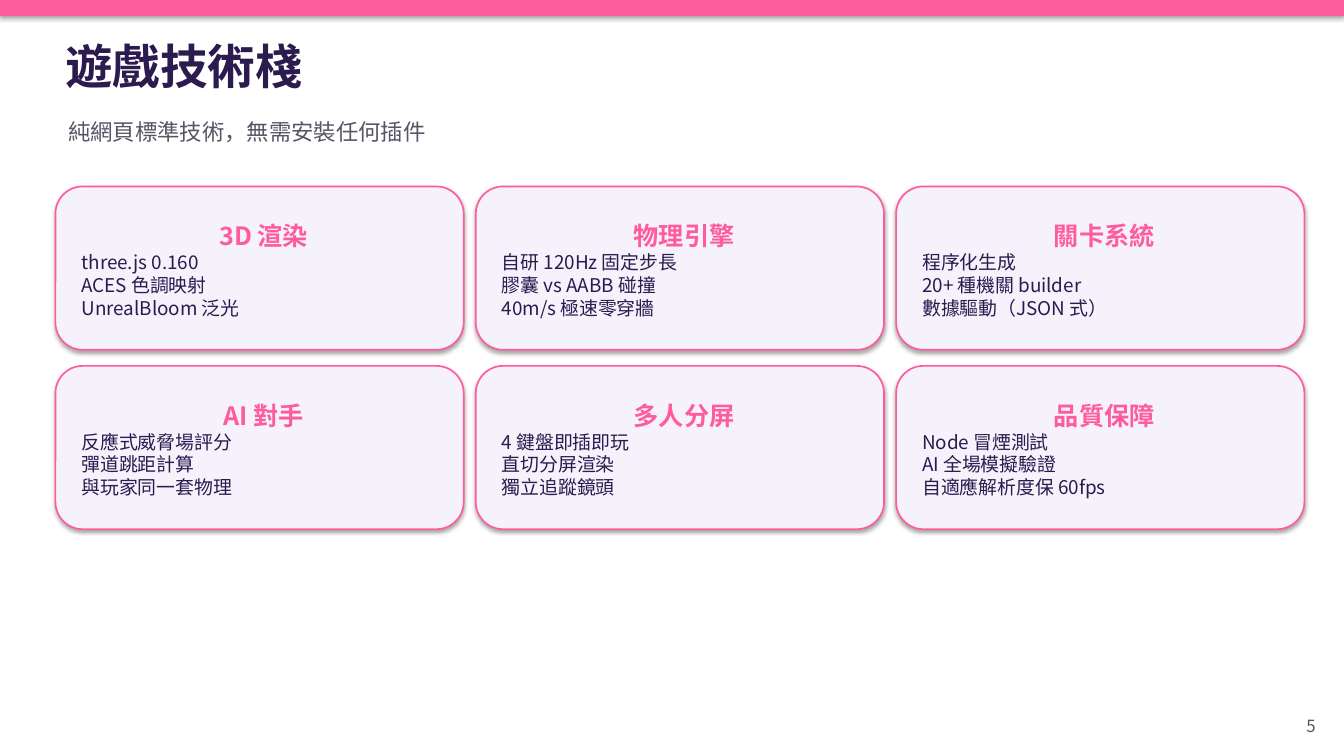
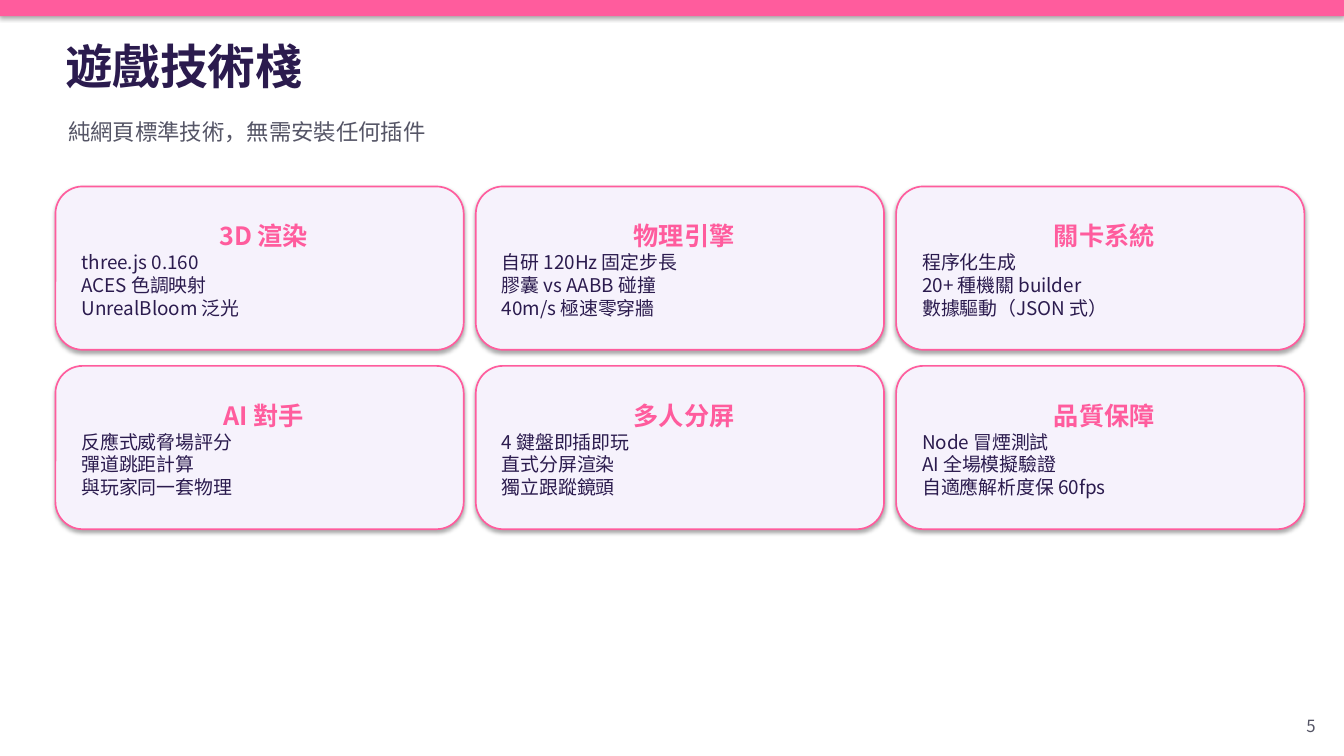
Before and after one commit to chengkaho98-svg/Mini3Dgame, a slide deck: slide 5 of 糖糖大亂鬥_AI開發Playbook.pptx. Drawn at 1344x756 pixels with LibreOffice and Linux fonts; fonts in the diff are those of the drawing. Boxes give left, top, right and bottom in pixels: in the first picture for what was removed or moved away, otherwise in the second. Text is boxed around its words. In the diff, an @@ line names an element or a change of style, - is before the commit and + after.

```diff
--- a/糖糖大亂鬥_AI開發Playbook.pptx
+++ b/糖糖大亂鬥_AI開發Playbook.pptx
@@ text in rounded rectangle at box(502, 455, 615, 496): text changed @@
-直切分屏渲染
-獨立追蹤鏡頭
+直式分屏渲染
+獨立跟蹤鏡頭
```
Also in this commit, not shown: 13 other slides changed, 32 other files.
